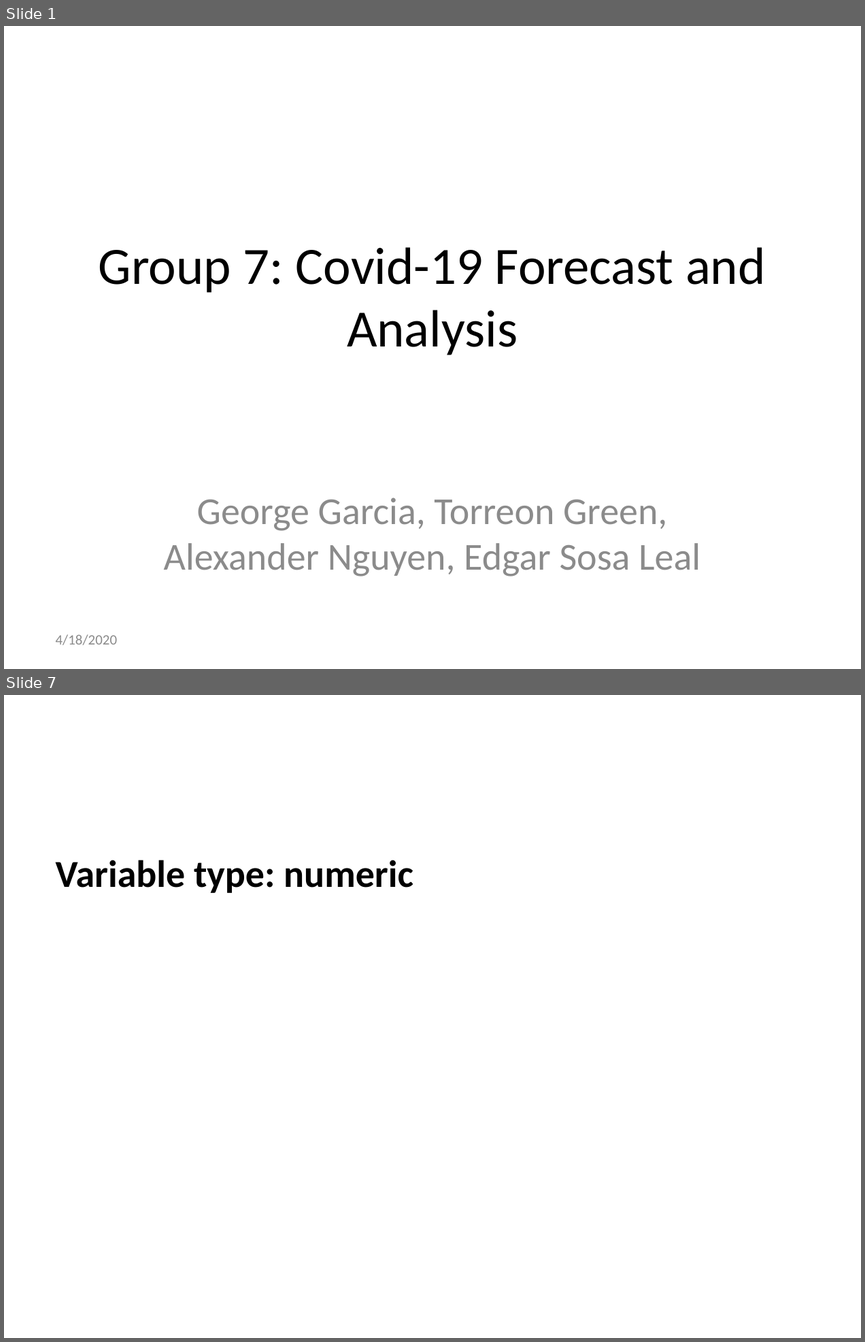
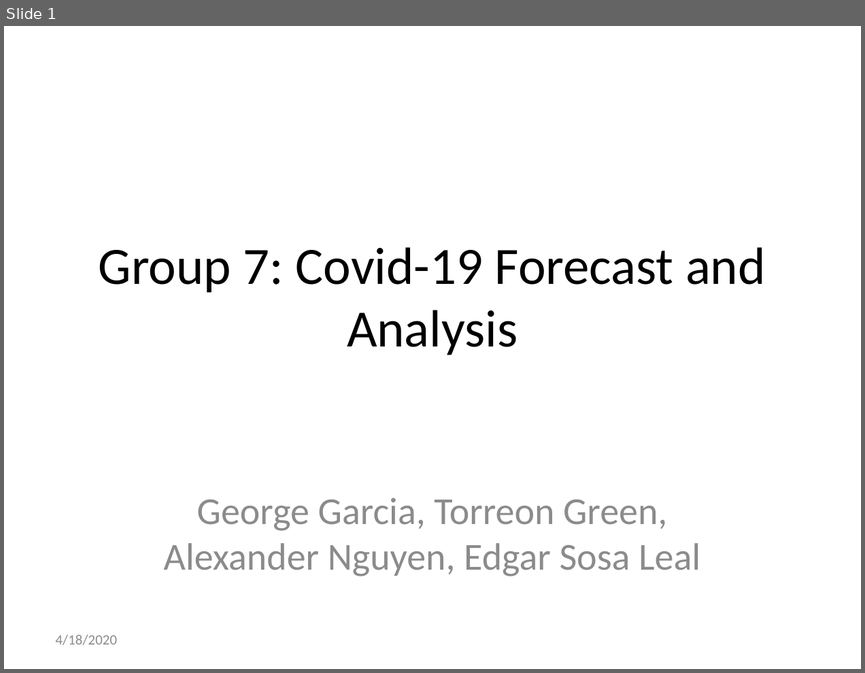
Before and after one commit to GeorgeAaronG/Group-7-Covid-19-ML-Project, a slide deck: covid19.pptx. Shown one above the other, each under a label of ours: slides 1 and 7 before the commit, slide 1 after it; the slides between them are not shown. The pictures are 865x1342 and 865x673 pixels, drawn with LibreOffice and Linux fonts; fonts in the diff are those of the drawing. Boxes give left, top, right and bottom in pixels: in the first picture for what was removed or moved away, otherwise in the second. Text is boxed around its words. In the diff, an @@ line names an element or a change of style, - is before the commit and + after.

```diff
--- a/covid19.pptx
+++ b/covid19.pptx
@@ slide 7 removed at (x1=4, y1=695, x2=861, y2=1338), background #FFFFFF @@
@@ text removed at (x1=56, y1=860, x2=413, y2=893) @@
-Variable type: numeric
```
Also in this commit, not shown: 6 slides added, 7 other slides removed, 3 other files.
